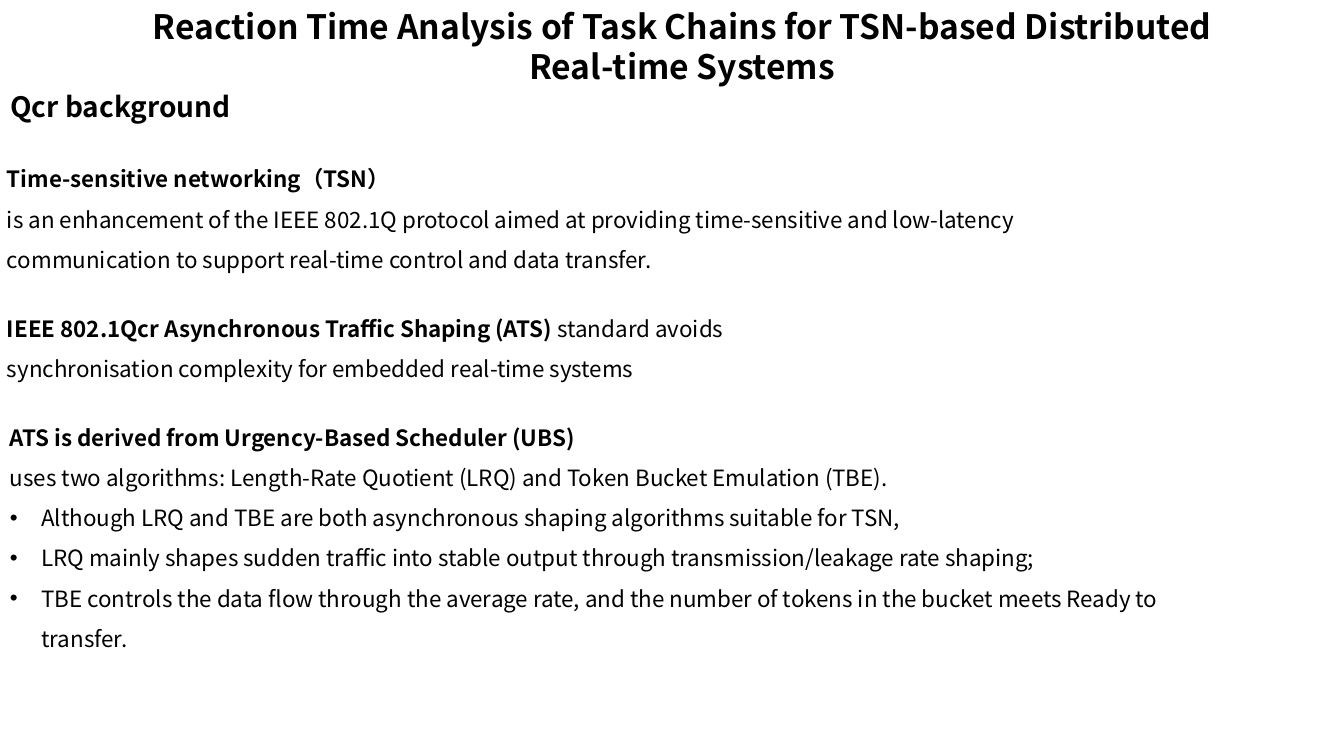
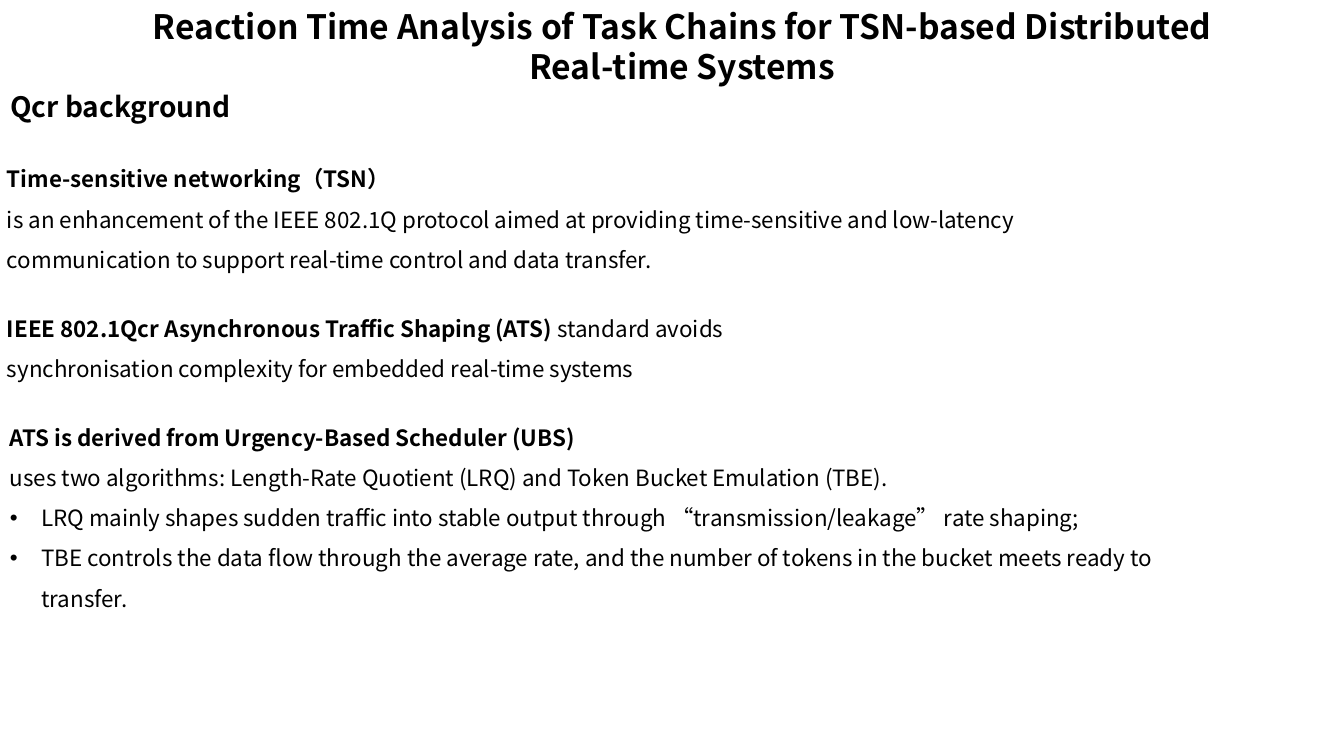
Before and after one commit to wsm6636/note, a slide deck: slide 4 of 06-ppt/RTS-Turin-Class/0423.pptx. Drawn at 1344x756 pixels with LibreOffice and Linux fonts; fonts in the diff are those of the drawing. Boxes give left, top, right and bottom in pixels: in the first picture for what was removed or moved away, otherwise in the second. Text is boxed around its words. In the diff, an @@ line names an element or a change of style, - is before the commit and + after.

```diff
--- a/06-ppt/RTS-Turin-Class/0423.pptx
+++ b/06-ppt/RTS-Turin-Class/0423.pptx
@@ text at [41, 507, 1152, 608]: text changed @@
-• Although LRQ and TBE are both asynchronous shaping algorithms suitable for TSN,
-• LRQ mainly shapes sudden traffic into stable output through transmission/leakage rate shaping;
-• TBE controls the data flow through the average rate, and the number of tokens in the bucket meets Ready to transfer.
+• LRQ mainly shapes sudden traffic into stable output through “transmission/leakage” rate shaping;
+• TBE controls the data flow through the average rate, and the number of tokens in the bucket meets ready to transfer.
```
Also in this commit, not shown: 6 other slides changed, 7 other files.
